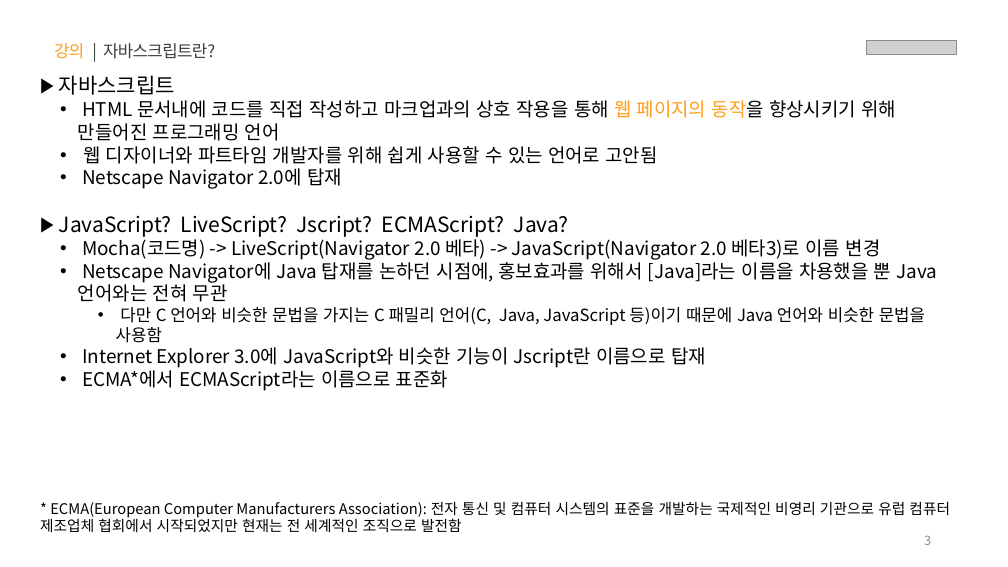
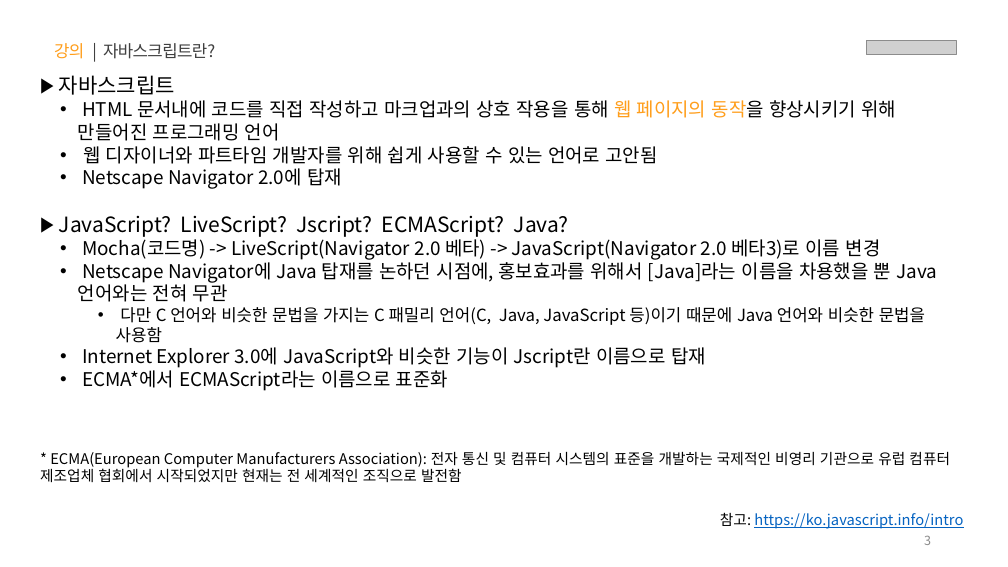
Before and after one commit to yebin-jeong/learn-js, a slide deck: slide 3 of PPT/01.자바스크립트 - 기초 문법.pptx. Drawn at 1008x567 pixels with LibreOffice and Linux fonts; fonts in the diff are those of the drawing; grey boxes stand for pictures. Boxes give left, top, right and bottom in pixels: in the first picture for what was removed or moved away, otherwise in the second. Text is boxed around its words. In the diff, an @@ line names an element or a change of style, - is before the commit and + after.

Commit message:
📝 참고 URL 추가

```diff
--- a/PPT/01.자바스크립트 - 기초 문법.pptx
+++ b/PPT/01.자바스크립트 - 기초 문법.pptx
@@ text "* ECMA(European Computer Manufacturers Association): ..." moved from (x1=40, y1=502, x2=950, y2=532) to (x1=40, y1=452, x2=950, y2=482) @@
@@ text added at (x1=720, y1=512, x2=963, y2=529), 14 pt, text #0563C1, underline @@
+참고: https://ko.javascript.info/intro
```
Also in this commit, not shown: 45 other slides changed.
